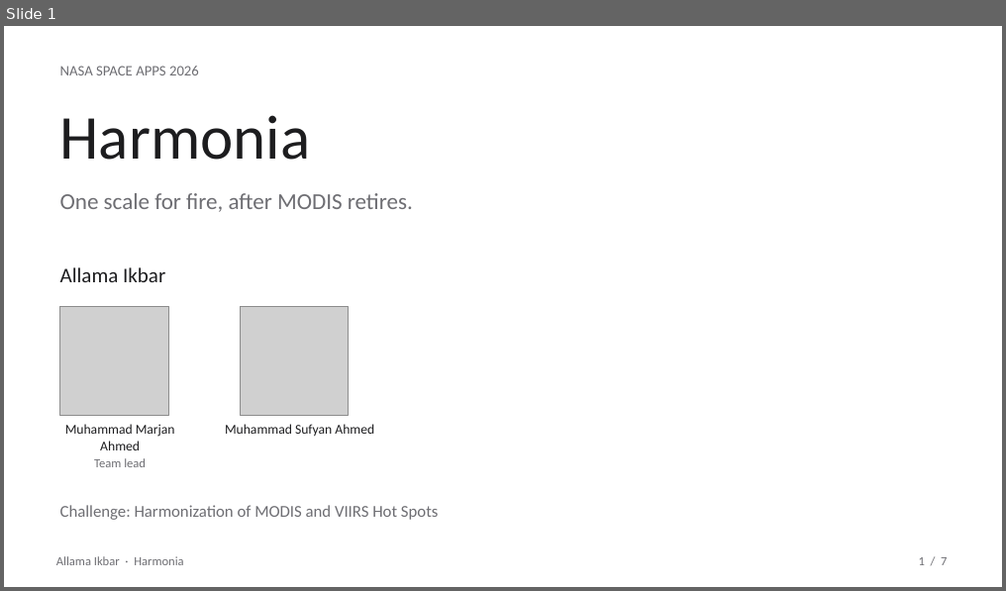
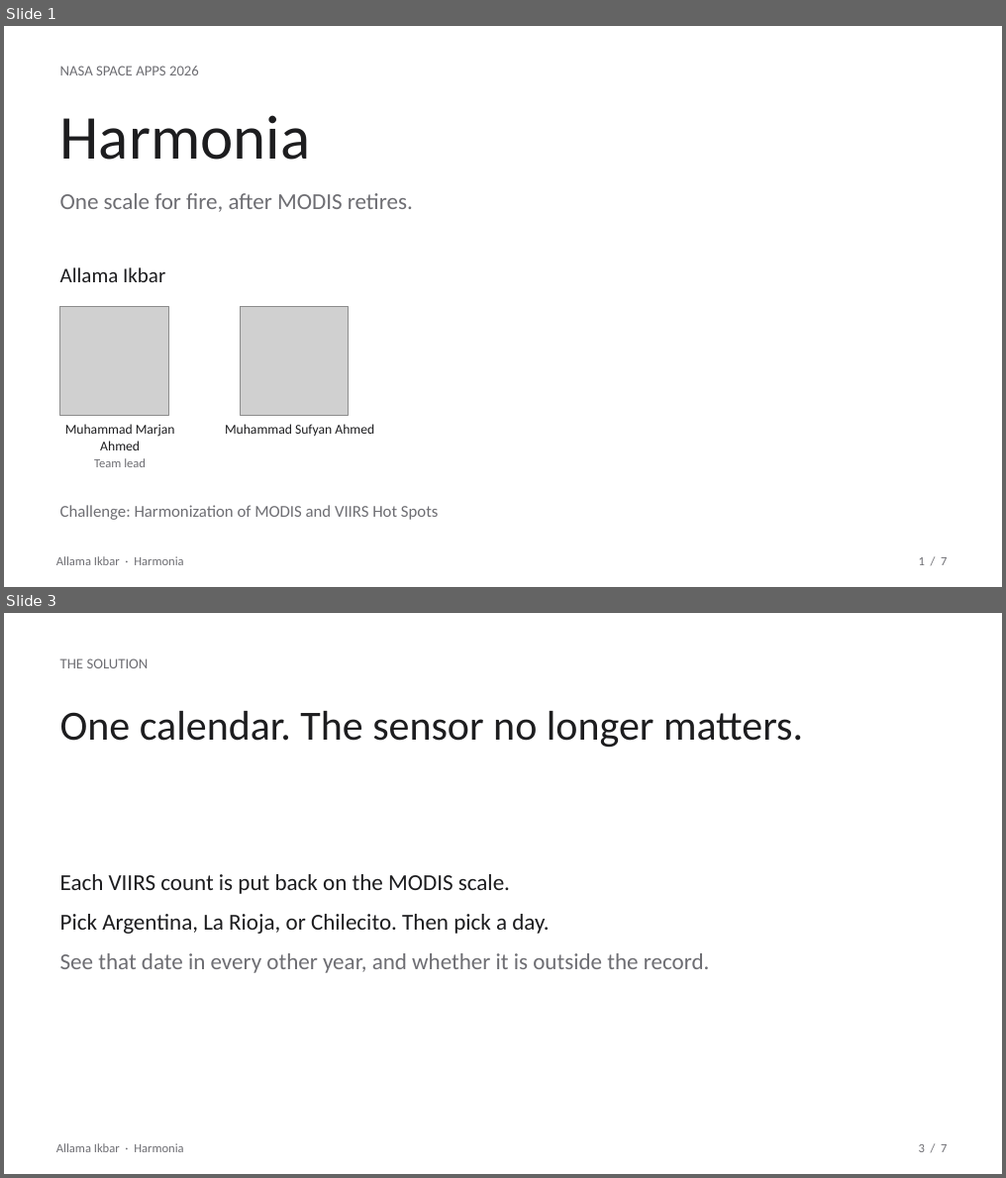
Before and after one commit to marjan-ahmed/harmonia-nsac26, a slide deck: public/Harmonia-Allama-Ikbar.pptx. Shown one above the other, each under a label of ours: slide 1 before the commit, slides 1 and 3 after it; the slides between them are not shown. The pictures are 1006x591 and 1006x1178 pixels, drawn with LibreOffice and Linux fonts; fonts in the diff are those of the drawing; grey boxes stand for pictures. Boxes give left, top, right and bottom in pixels: in the first picture for what was removed or moved away, otherwise in the second. Text is boxed around its words. In the diff, an @@ line names an element or a change of style, - is before the commit and + after.

Commit message:
Retell the pitch as problem, solution, proof, and impact.

```diff
--- a/public/Harmonia-Allama-Ikbar.pptx
+++ b/public/Harmonia-Allama-Ikbar.pptx
@@ slide 3 added at [4,613,1002,1174], background #FFFFFF @@
@@ text added at [60,659,149,668], 14 pt, text #6E6E73 @@
+THE SOLUTION
@@ text added at [60,711,803,748], 40 pt, text #1D1D1F @@
+One calendar. The sensor no longer matters.
@@ text added at [60,874,710,973], 22 pt, text #1D1D1F @@
+Each VIIRS count is put back on the MODIS scale.
+Pick Argentina, La Rioja, or Chilecito. Then pick a day.
+See that date in every other year, and whether it is outside the record.
@@ text added at [56,1144,183,1153], 12 pt, text #6E6E73 @@
+Allama Ikbar · Harmonia
@@ text added at [919,1145,946,1153], 12 pt, text #6E6E73 @@
+3 / 7
```
Also in this commit, not shown: 3 slides changed, 2 other slides added, 3 slides removed, 2 other files.
